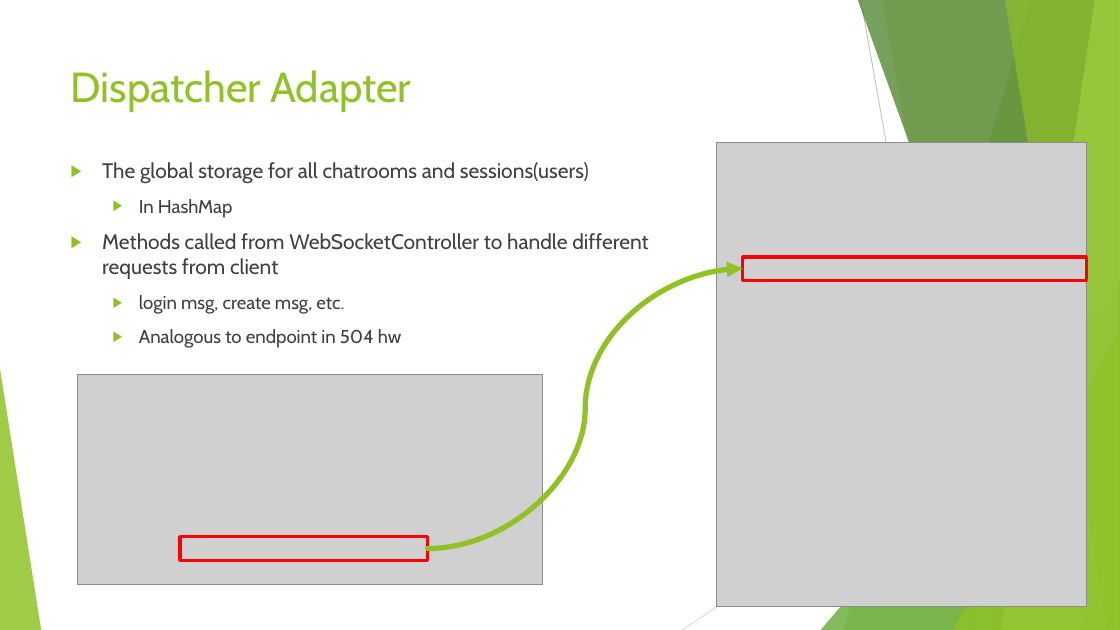
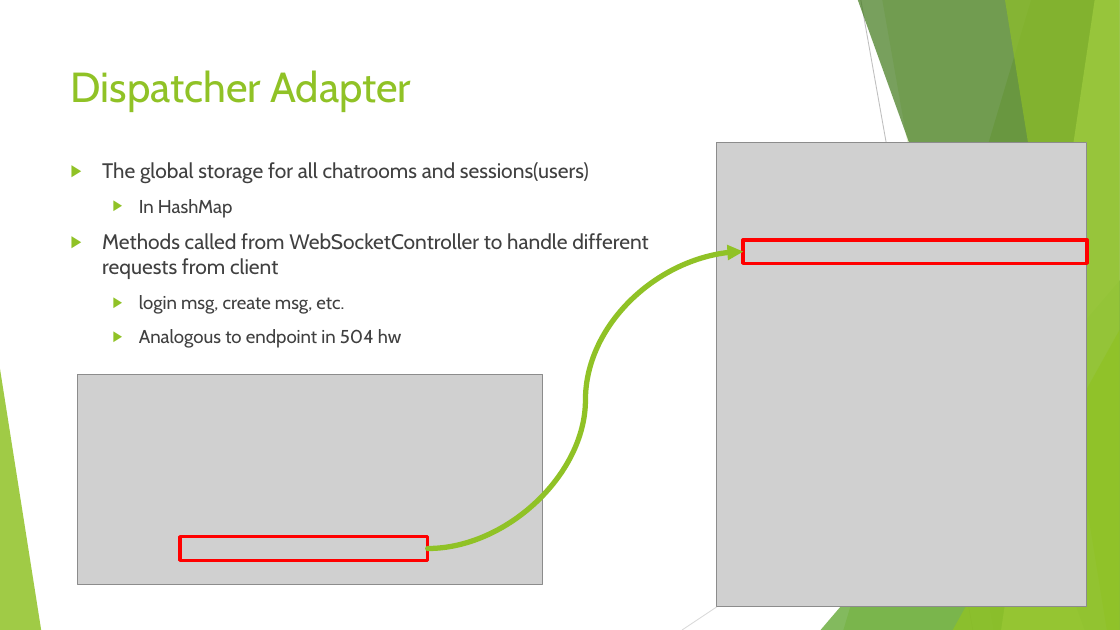
Before and after one commit to pourplusquoi/chatapp, a slide deck: slide 14 of src/main/resources/ChatApp API.pptx. Drawn at 1120x630 pixels with LibreOffice and Linux fonts; fonts in the diff are those of the drawing; grey boxes stand for pictures. Boxes give left, top, right and bottom in pixels: in the first picture for what was removed or moved away, otherwise in the second. Text is boxed around its words. In the diff, an @@ line names an element or a change of style, - is before the commit and + after.

```diff
--- a/src/main/resources/ChatApp API.pptx
+++ b/src/main/resources/ChatApp API.pptx
@@ curved arrow moved from (428, 549) - (743, 269) to (428, 549) - (744, 252) @@
@@ rectangle: place and size @@
-rectangle at [743, 257, 1086, 281]
+rectangle at [744, 240, 1087, 264]
```
Also in this commit, not shown: 2 other slides changed.
